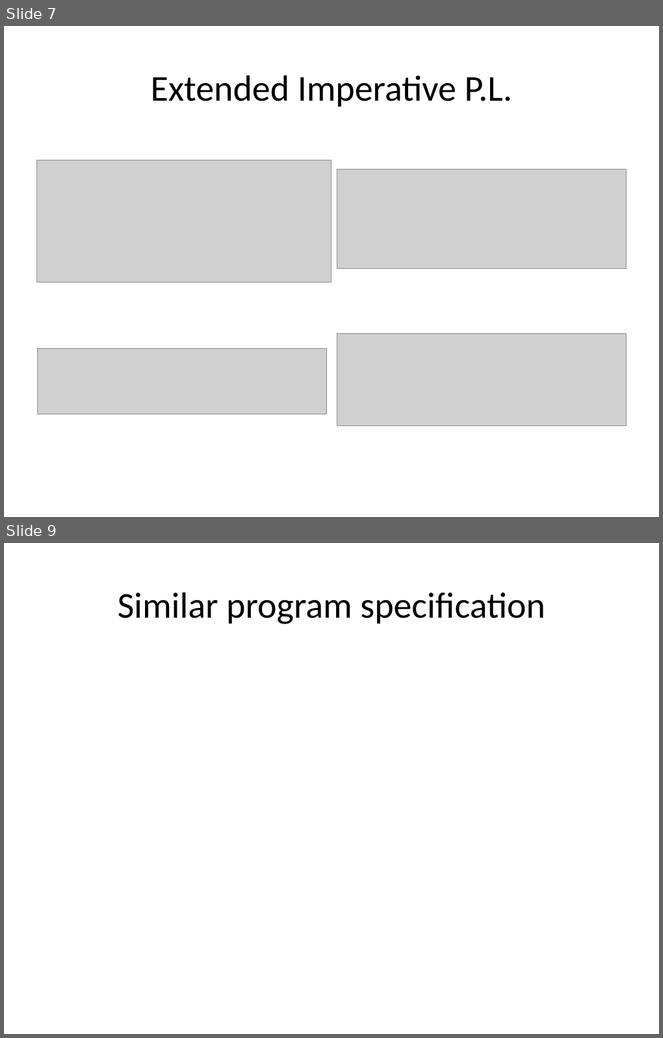
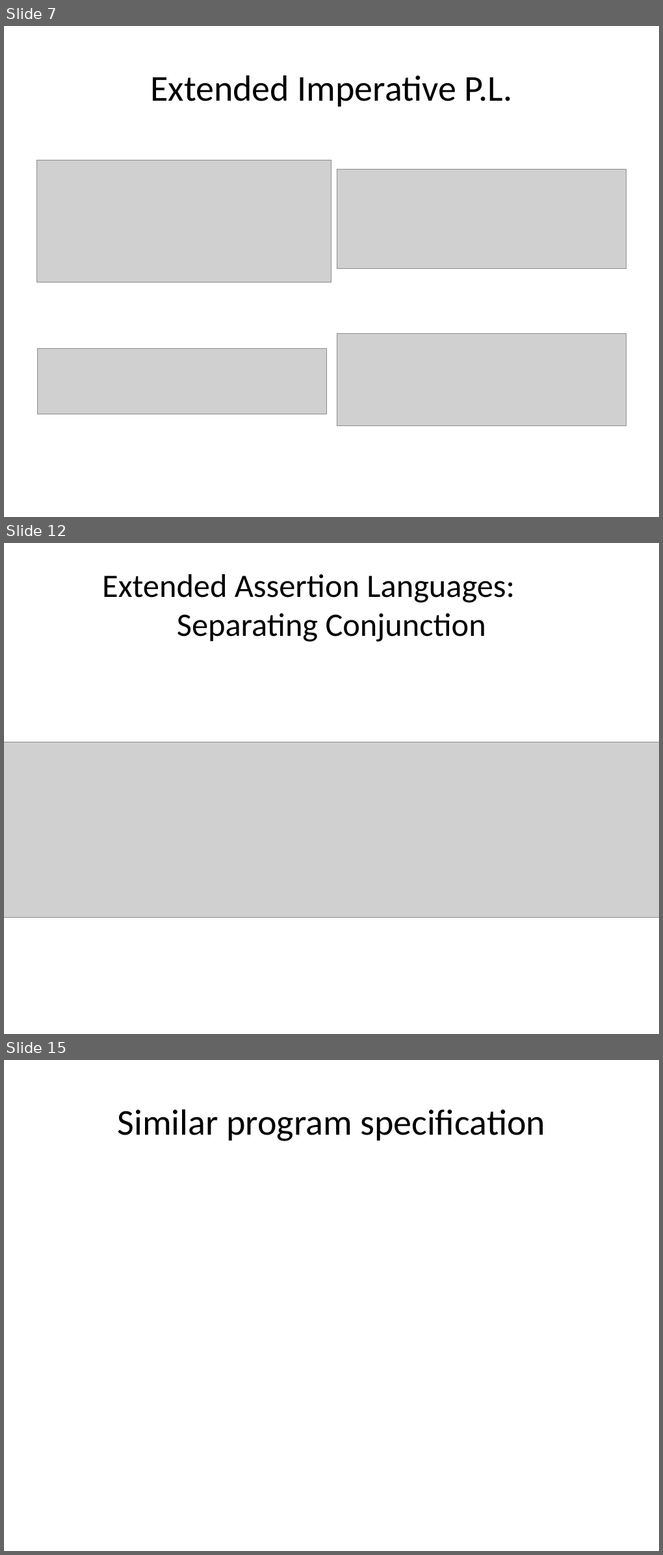
Before and after one commit to xiaohe27/Papers4Courses, a slide deck: FM/presentations/Overview of Separation Logic.ppt. Shown one above the other, each under a label of ours: slides 7 and 9 before the commit, slides 7, 12 and 15 after it; the slides between them are not shown. The pictures are 663x1038 and 663x1555 pixels, drawn with LibreOffice and Linux fonts; fonts in the diff are those of the drawing; grey boxes stand for pictures. Boxes give left, top, right and bottom in pixels: in the first picture for what was removed or moved away, otherwise in the second. Text is boxed around its words. In the diff, an @@ line names an element or a change of style, - is before the commit and + after.

```diff
--- a/FM/presentations/Overview of Separation Logic.ppt
+++ b/FM/presentations/Overview of Separation Logic.ppt
@@ slide 12 added at box(4, 543, 659, 1034), background #FFFFFF @@
@@ title added at box(102, 574, 515, 642), 36 pt, text #000000 @@
+Extended Assertion Languages: Separating Conjunction
@@ picture added at box(4, 742, 659, 918) @@
@@ what was slide 9 is now slide 15 @@
```
Also in this commit, not shown: 1 slide changed, 5 other slides added.
